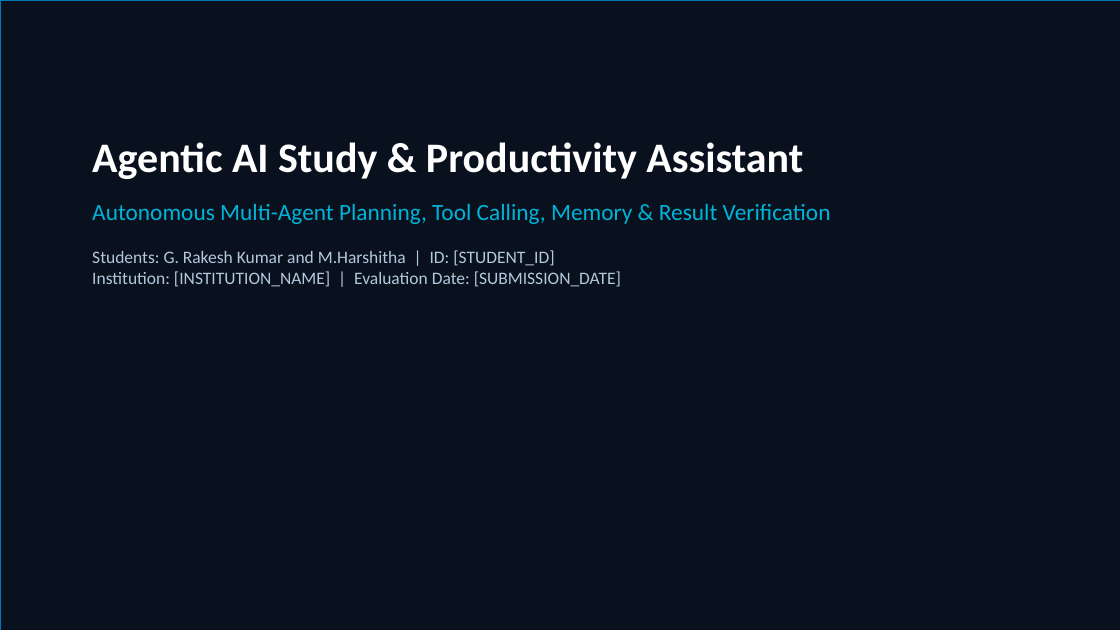
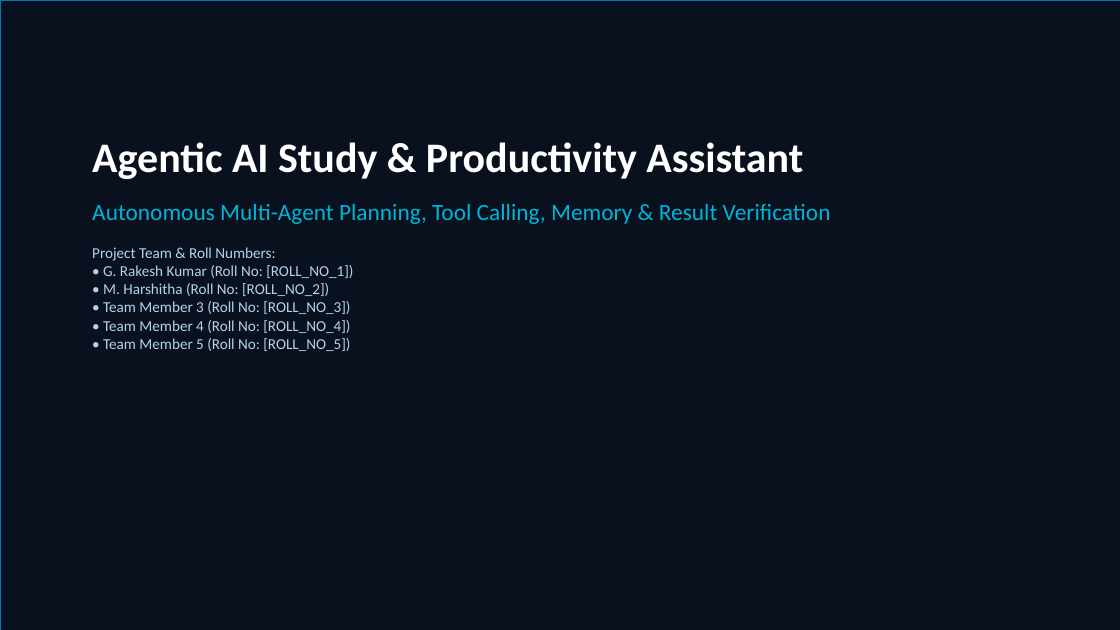
Before and after one commit to rakesh-grk/agentic-ai-study-productivity-assistant, a slide deck: slide 1 of artifacts/project_presentation.pptx. Drawn at 1120x630 pixels with LibreOffice and Linux fonts; fonts in the diff are those of the drawing. Boxes give left, top, right and bottom in pixels: in the first picture for what was removed or moved away, otherwise in the second. Text is boxed around its words. In the diff, an @@ line names an element or a change of style, - is before the commit and + after.

Commit message:
Format 5 separated team roll numbers and remove institutional and date placeholders

```diff
--- a/artifacts/project_presentation.pptx
+++ b/artifacts/project_presentation.pptx
@@ text at (92,247,353,351): text changed; size 15 to 13 pt; text colour #B4C8DC to #B4D2EB @@
-Students: G. Rakesh Kumar and M.Harshitha | ID: [STUDENT_ID]
-Institution: [INSTITUTION_NAME] | Evaluation Date: [SUBMISSION_DATE]
+Project Team & Roll Numbers:
+• G. Rakesh Kumar (Roll No: [ROLL_NO_1])
+• M. Harshitha (Roll No: [ROLL_NO_2])
+• Team Member 3 (Roll No: [ROLL_NO_3])
+• Team Member 4 (Roll No: [ROLL_NO_4])
+• Team Member 5 (Roll No: [ROLL_NO_5])
```
Also in this commit, not shown: 5 other files.
